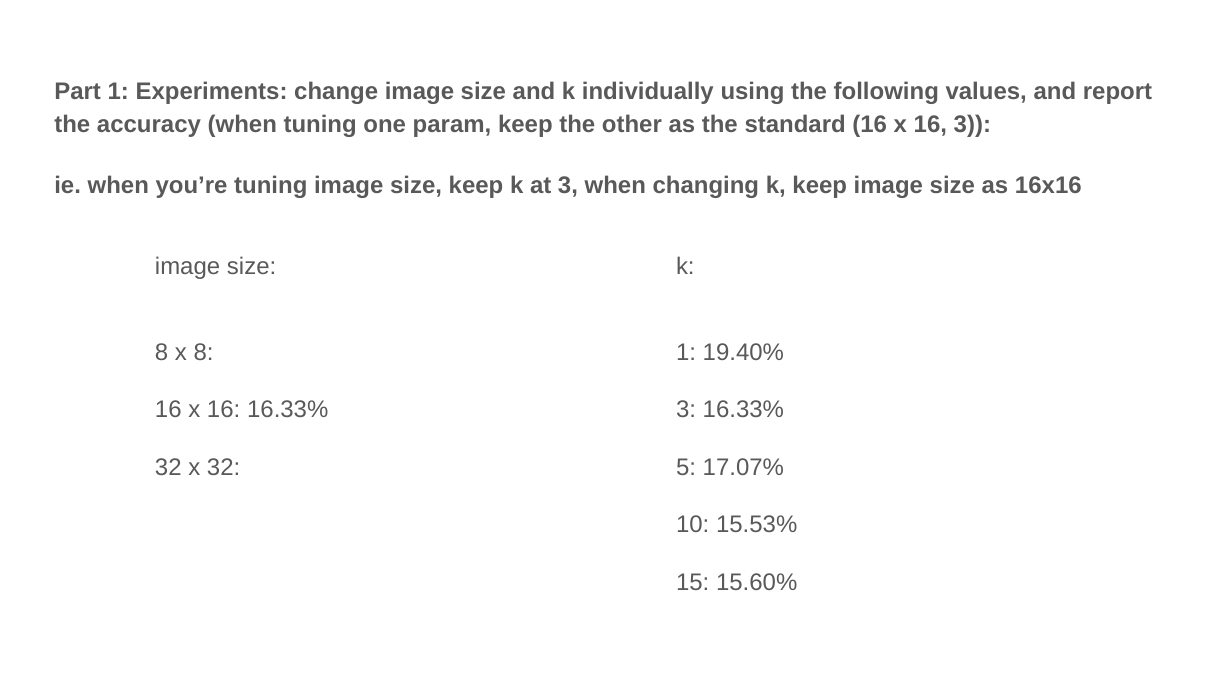
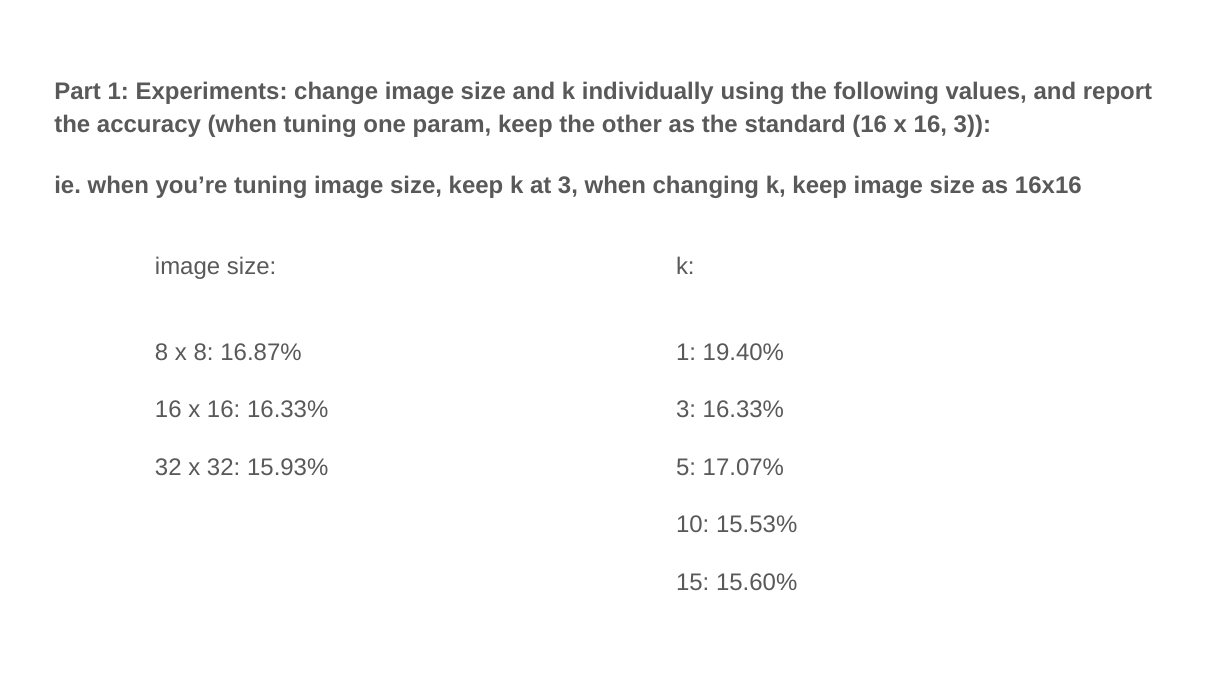
Before and after one commit to jielyugt/scene_recognition, a slide deck: slide 3 of proj5_template.pptx. Drawn at 1232x693 pixels with LibreOffice and Linux fonts; fonts in the diff are those of the drawing. Boxes give left, top, right and bottom in pixels: in the first picture for what was removed or moved away, otherwise in the second. Text is boxed around its words. In the diff, an @@ line names an element or a change of style, - is before the commit and + after.

```diff
--- a/proj5_template.pptx
+++ b/proj5_template.pptx
@@ text at [155, 343, 301, 360]: text changed @@
-8 x 8:
+8 x 8: 16.87%
@@ text at [155, 458, 328, 475]: text changed @@
-32 x 32:
+32 x 32: 15.93%
```
Also in this commit, not shown: 5 other slides changed, 1 other file.
